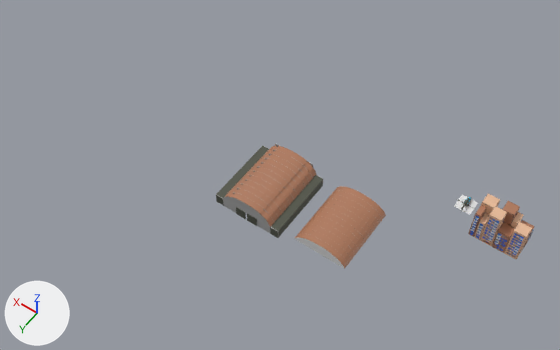
The Blender file Objects/Buildings/Military/Quonset_01-2_00.blend, before and after one commit.
Before and after are seen from a 50 mm camera at (-21.9, 42.0, 70.0) aimed at (10.0, -2.8, -0.3). The axes (+X, +Y, +Z) are drawn at lower left. The lights are the same throughout.

Objects in the first picture: 'Building1 -noimp', 'Cube.045', 'Cylinder', 'Quonset_Base -noimp', 'Quonset_Roof'.
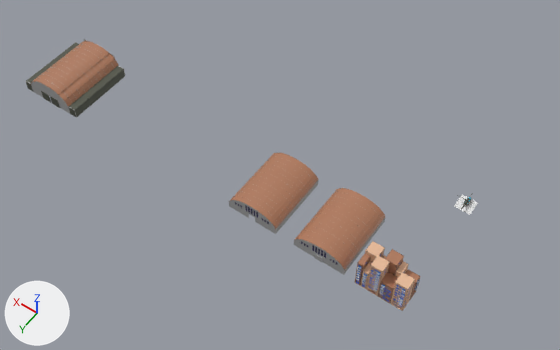
ob_roof_reference__noimp is not drawn itself; it is used by a modifier of ob_cylinder, ob_roof_faces__noimp, ob_roof_faces, ob_roof_faces_original__noimp, ob_roof_faces_mirrored__noimp, ob_roof_faces_original_unmirrored__noimp.

Location of each change, [x1, y1, x2, y2] in pixels of the pictures (560 x 350 px):
'Quonset_Roof', moved
    before: [223, 146, 317, 227]
    after: [31, 41, 119, 107]
'Cylinder', reshaped, moved, modifiers changed
    before: [294, 186, 386, 269]
    after: [295, 188, 385, 270]
'Roof.001', added
    after: [231, 152, 318, 233]
'Quonset_Base -noimp', moved
    before: [216, 146, 323, 238]
    after: [26, 42, 125, 118]
'Building1 -noimp', moved
    before: [474, 194, 532, 259]
    after: [360, 241, 415, 310]
'Cube.045', moved
    before: [469, 201, 534, 253]
    after: [355, 249, 420, 303]
'Plane', moved
    before: [470, 216, 524, 258]
    after: [356, 255, 412, 309]
'Cube.049', moved
    before: [471, 196, 534, 255]
    after: [356, 265, 420, 306]
'Roof.002', added
    after: [229, 200, 276, 234]
'Base', added
    after: [294, 218, 385, 275]
'Roof_faces', added
    after: [294, 239, 344, 270]
'Cube.048', moved
    before: [468, 201, 535, 255]
    after: [356, 242, 420, 311]
'Quonset_Door_Short_R', moved
    before: [247, 214, 257, 226]
    after: [50, 96, 60, 108]
'Quonset_Door_Short_L', moved
    before: [236, 207, 246, 219]
    after: [41, 91, 51, 103]
part 1 of me_cylinder, added
    after: [295, 188, 385, 270]
part 2 of me_cylinder, deleted
    before: [294, 186, 386, 269]

The edits, one by one:
Material 'Material.002' (mat_material_002) is new.
Its base color is (0.0032, 0.0, 0.0658) (dark blue #0b0049).
me_cylinder is used by ob_cylinder; location (0.0, 3.94, 0.83); rotation (1.571, 0.0, 0.0), in degrees (90, 0, 0); scale (1.62, 1.0, 1.0).
me_cylinder had 89 vertices, 15 faces and spanned x -1.95..0.0, y 0.37..1.89, z -0.34..0.34.
me_cylinder now has 102 vertices, 84 faces, 1 loose edge and spans x -0.93..1.03, y -0.92..0.61, z 0.0..0.69.
me_cylinder part 1: a new loose piece of 66 vertices spanning x -0.93..1.03, y -0.92..0.61, z 0.0..0.69.
me_cylinder part 2: the loose piece of 25 vertices spanning x -1.95..0.0, y 0.37..1.89, z -0.34..0.34 is deleted.
Mesh me_cylinder_002 is new.
It has 2282 vertices, 549 faces and spans x -1.95..1.95, y -0.76..0.76, z -4.12..4.12.
Faces by material slot: [171, 186, 192].
It uses material mat_trim (grey #acacac).
It uses material mat_building2.
It uses material mat_material (white #e7e7e7).
Mesh me_cylinder_020 is new.
It has 78 vertices, 14 faces and spans x -0.92..2.98, y -1.82..0.59, z 0.0.
It uses material mat_trim (grey #acacac).
Mesh me_cylinder_016 is new.
It has 2690 vertices, 2249 faces, 24 loose edges and spans x -0.93..2.98, y -1.82..0.61, z 0.0..8.24.
Faces by material slot: [713, 912, 600, 24].
It uses material mat_trim (grey #acacac).
It uses material mat_building2.
It uses material mat_material (white #e7e7e7).
It uses material mat_material_002 (dark blue #0b0049).
Mesh me_cylinder_014 is new.
It has 24 vertices, 20 faces and spans x -1.95..1.95, y -1.67..-0.76, z -4.12..4.12.
It uses material mat_trim (grey #acacac).
Mesh me_cylinder_006 is new.
It has 171 vertices, 113 faces and spans x -0.92..1.03, y -0.92..0.59, z 0.0..8.24.
Faces by material slot: [101, 12].
It uses material mat_trim (grey #acacac).
It uses material mat_material_002 (dark blue #0b0049).
Object 'Quonset_Base -noimp' (ob_quonset_base__noimp) moves from (9.24, 0.0, 0.64) to (39.29, 0.0, 0.64).
Object 'Building1 -noimp' (ob_building1__noimp) moves from (-14.05, -9.46, -0.36) to (-7.4, 3.15, 0.27).
Object 'Cylinder' (ob_cylinder) moves from (0.0, 3.94, 0.83) to (-1.67, 4.28, 1.83).
Object 'Cylinder' (ob_cylinder) loses its MIRROR modifier named 'Mirror'.
Object 'Cylinder' (ob_cylinder) gains a MIRROR modifier named 'Mirror'.
Modifier setting: mirror_object = ob_roof_reference__noimp.
Object 'Roof_Reference -noimp' (ob_roof_reference__noimp) is new; it shows me_cylinder_002.
Its location is (0.0, 0.161, 1.957).
Its rotation in degrees is (90, 0, 0).
Its scale is (1.62, 1.0, 1.0).
It is now shown.
Object 'Roof.002' (ob_roof_002) is new; it shows me_cylinder_020.
Its location is (7.06, 4.28, 1.83).
Its rotation in degrees is (90, 0, 0).
Its scale is (1.62, 1.0, 1.0).
Object 'Roof.001' (ob_roof_001) is new; it shows me_cylinder_016.
Its location is (7.06, 4.28, 1.83).
Its rotation in degrees is (90, 0, 0).
Its scale is (1.62, 1.0, 1.0).
Object 'Base' (ob_base) is new; it shows me_cylinder_014.
Its location is (0.0, 0.16, 1.67).
Its rotation in degrees is (90, 0, 0).
Its scale is (1.62, 1.0, 1.0).
Object 'Roof_faces' (ob_roof_faces) is new; it shows me_cylinder_006.
Its location is (-1.67, 4.28, 1.82).
Its rotation in degrees is (90, 0, 0).
Its scale is (1.62, 1.0, 1.0).
It gains a MIRROR modifier named 'Mirror'.
Modifier setting: mirror_object = ob_roof_reference__noimp.
